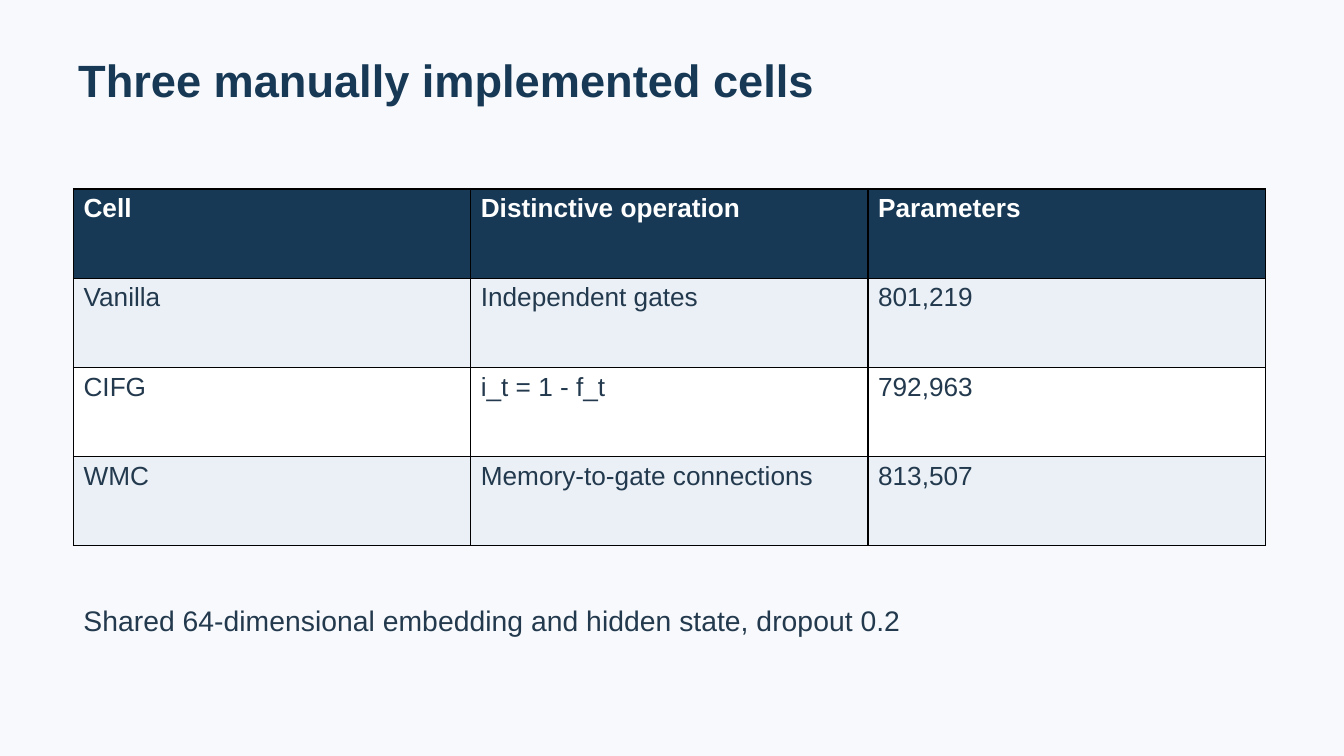
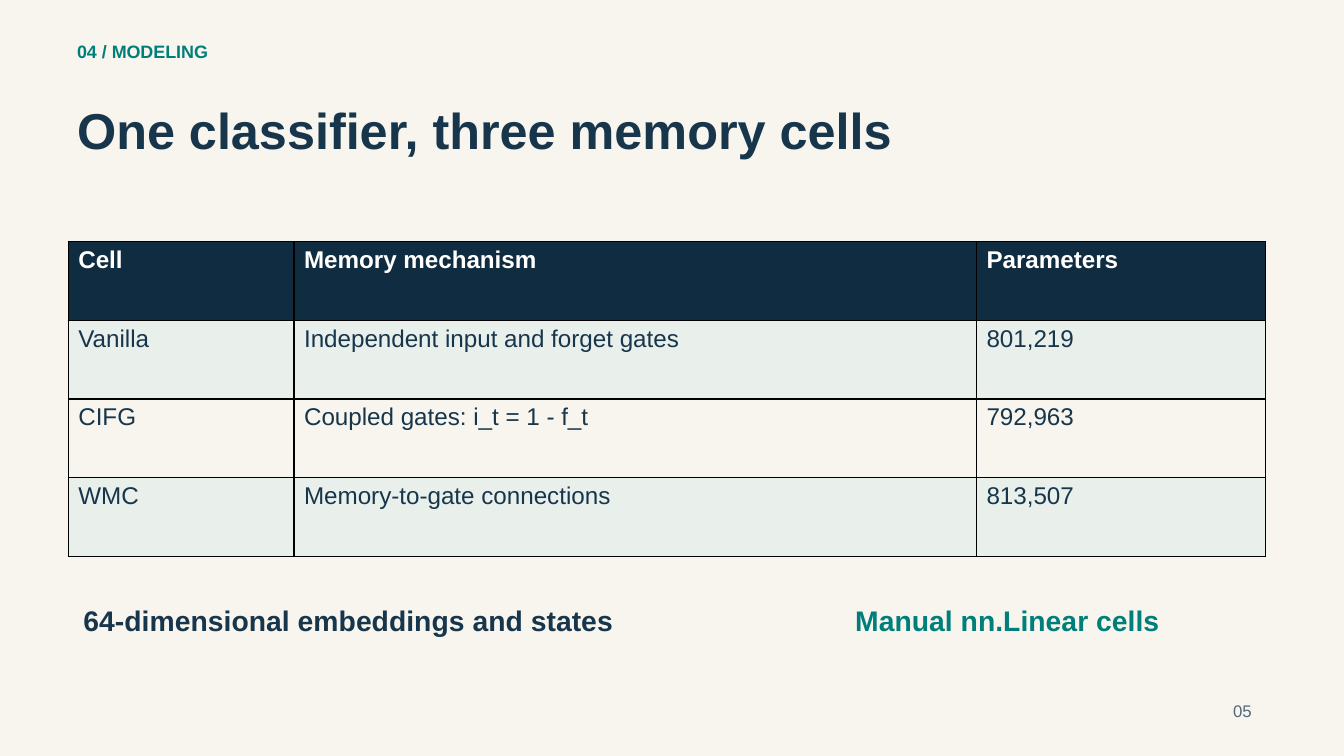
Before and after one commit to cleora88/rnn-drug-review-lstm, a slide deck: slide 5 of output/RNN_Presentation.pptx. Drawn at 1344x756 pixels with LibreOffice and Linux fonts; fonts in the diff are those of the drawing. Boxes give left, top, right and bottom in pixels: in the first picture for what was removed or moved away, otherwise in the second. Text is boxed around its words. In the diff, an @@ line names an element or a change of style, - is before the commit and + after.

```diff
--- a/output/RNN_Presentation.pptx
+++ b/output/RNN_Presentation.pptx
@@ background #F7F9FC to #F7F5EE @@
@@ text added at [77, 45, 208, 58], 12.8 pt, text #007F7A, bold @@
+04 / MODELING
@@ text at [77, 112, 892, 159]: text changed; size 32.2 to 36 pt; text colour #173955 to #18364B @@
-Three manually implemented cells
+One classifier, three memory cells
@@ table at [69, 242, 1265, 557] @@
-row 1, column 2: Distinctive operation
+row 1, column 2: Memory mechanism
-row 2, column 2: Independent gates
+row 2, column 2: Independent input and forget gates
-row 3, column 2: i_t = 1 - f_t
+row 3, column 2: Coupled gates: i_t = 1 - f_t
@@ fill #173955 to #102C40 in row 1 @@
@@ fill #EAF0F6 to #E9EFEB in 6 cells @@
@@ fill #FFFFFF to #F7F5EE in row 3 @@
@@ size 18.8 to 17.2 pt in "Cell", "Parameters", "Vanilla", "801,219" and 5 more places @@
@@ text colour #23394D to #18364B in "Vanilla", "801,219", "CIFG", "792,963" and 3 more places @@
@@ table: place and size @@
-table at [74, 190, 1265, 546]
+table at [69, 242, 1265, 557]
@@ text at [83, 610, 613, 637]: text changed; text colour #23394D to #18364B; bold on @@
-Shared 64-dimensional embedding and hidden state, dropout 0.2
+64-dimensional embeddings and states
@@ text added at [855, 610, 1159, 632], 20.2 pt, text #007F7A, bold @@
+Manual nn.Linear cells
@@ text added at [1233, 705, 1252, 717], 12 pt, text #526878 @@
+05
```
Also in this commit, not shown: 1 other slide changed, 7 slides added, 7 slides removed, 26 other files.
